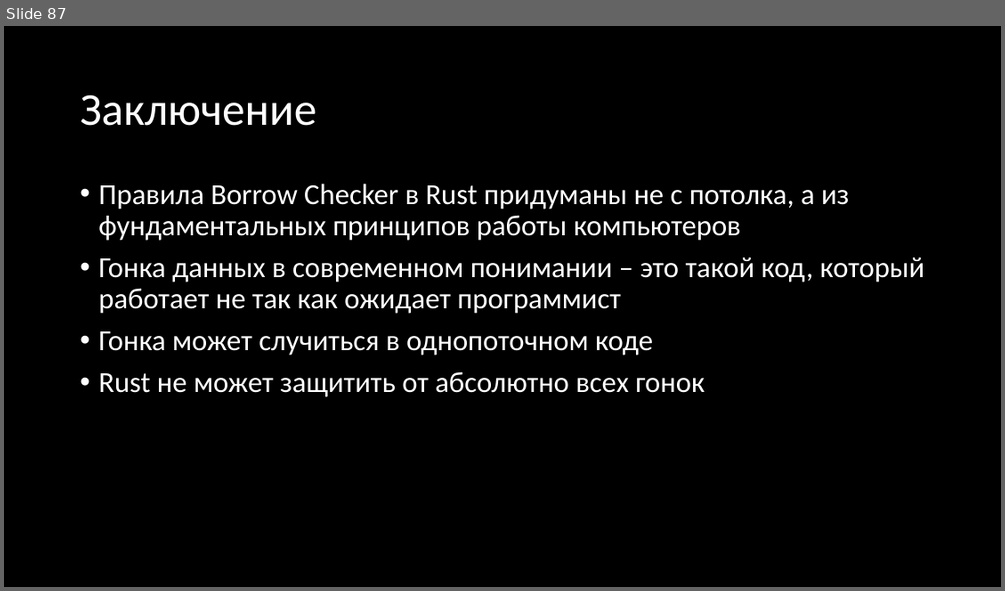
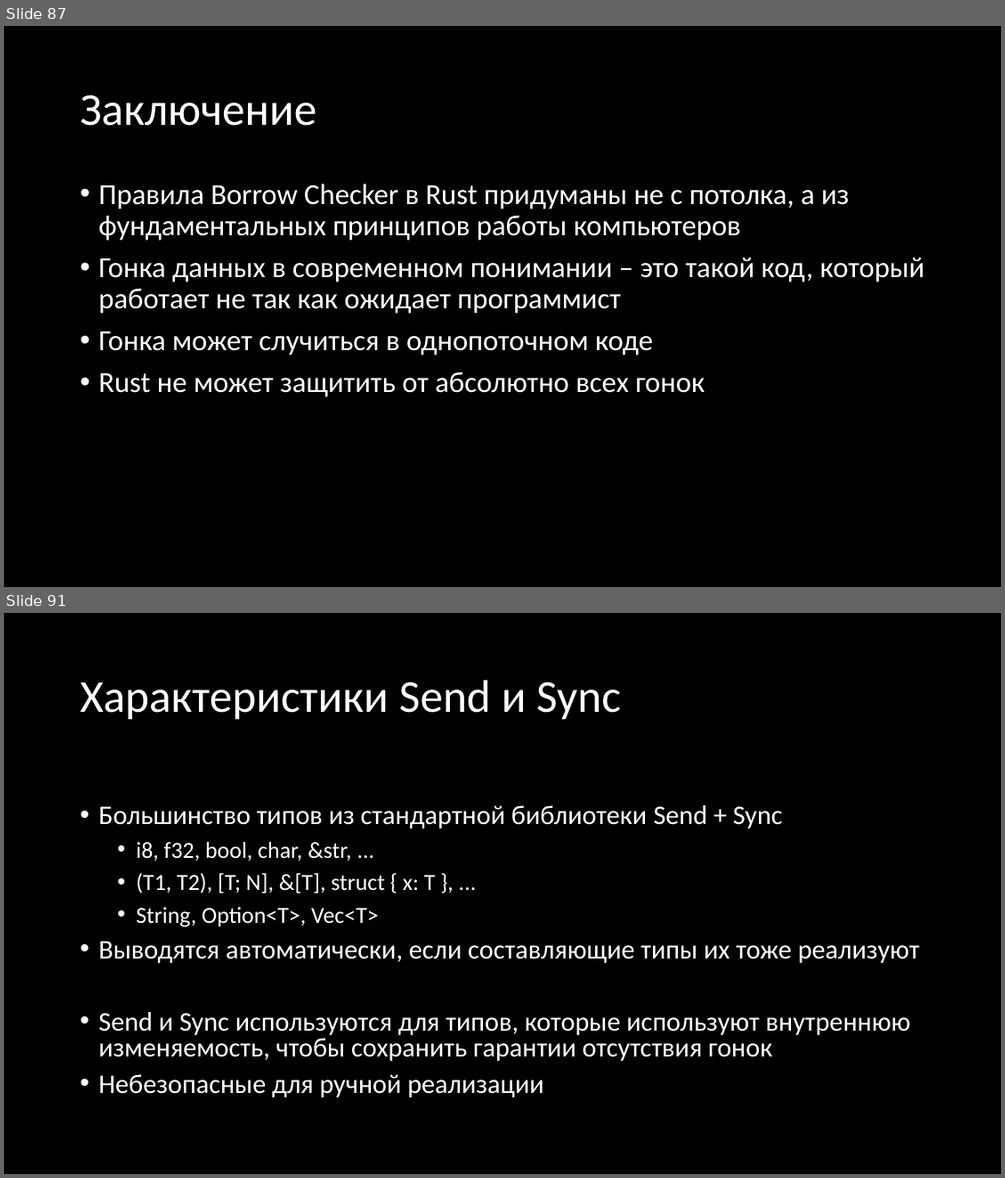
Before and after one commit to Gordon01/learn-rust, a slide deck: keynotes/Rust 2024.pptx. Shown one above the other, each under a label of ours: slide 87 before the commit, slides 87 and 91 after it; the slides between them are not shown. The pictures are 1005x591 and 1005x1178 pixels, drawn with LibreOffice and Linux fonts; fonts in the diff are those of the drawing. Boxes give left, top, right and bottom in pixels: in the first picture for what was removed or moved away, otherwise in the second. Text is boxed around its words. In the diff, an @@ line names an element or a change of style, - is before the commit and + after.

```diff
--- a/keynotes/Rust 2024.pptx
+++ b/keynotes/Rust 2024.pptx
@@ slide 91 added at (4,613,1001,1174), background #000000 @@
@@ title added at (80,680,621,720), 44 pt, text #FFFFFF @@
+Характеристики Send и Sync
@@ text added at (98,805,920,1097), 25.9 pt, text #FFFFFF @@
+• Большинство типов из стандартной библиотеки Send + Sync
+    • i8, f32, bool, char, &str, ...
+    • (T1, T2), [T; N], &[T], struct { x: T }, ...
+    • String, Option<T>, Vec<T>
+• Выводятся автоматически, если составляющие типы их тоже реализуют
+• Send и Sync используются для типов, которые используют внутреннюю изменяемость, чтобы сохранить гарантии отсутствия гонок
+• Небезопасные для ручной реализации
```
Also in this commit, not shown: 1 slide changed, 14 other slides added, 8 other files.
